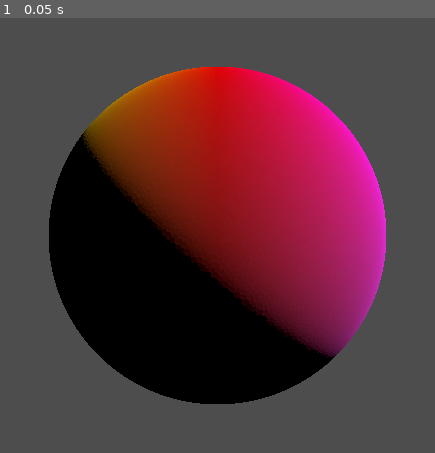
Above: before the commit, frame 1.
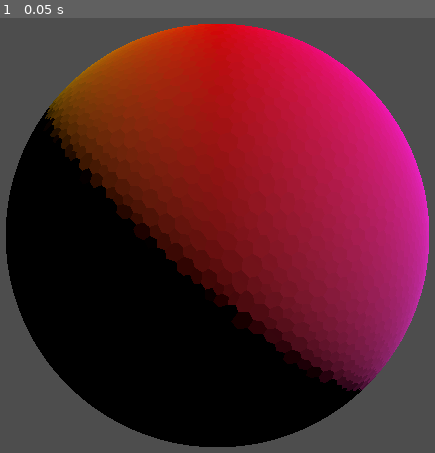
Above: after the commit, the same moment.

Repository: spuddydev/planetastic
Game: Godot game, scene res://src/planet/planet.tscn
Same seed, same stepped clock (60 frames per second), same inputs: the game is played once before the commit and once after it.
Inputs:
- Up to frame 1 (0.05 s): no input

The runs differ from the first frame. In frame 1, 40% of the frame differs, in the area x 1-99%, y 1-99%.

Commit message:
chore: add features section, installation section and screenshot to README.md

Diff:
--- a/src/planet/planet.tscn
+++ b/src/planet/planet.tscn
@@ -5,12 +5,12 @@
 [node name="Planet" type="Node3D" unique_id=2084971532]
 script = ExtResource("1_planet")
 planet_seed = -98765456787664
-level = 6
+level = 5
 distortion = 0.8
 radius = 10.0
 
 [node name="Camera3D" type="Camera3D" parent="." unique_id=2002035134]
-transform = Transform3D(-4.371139e-08, 0, 1, 0, 1, 0, -1, 0, -4.371139e-08, 20, 0, 0)
+transform = Transform3D(-4.371139e-08, 0, 1, 0, 1, 0, -1, 0, -4.371139e-08, 17.04996, 0, 0)
 
 [node name="DirectionalLight3D" type="DirectionalLight3D" parent="." unique_id=2119328900]
 transform = Transform3D(0.9826128, 0.13797718, 0.12423523, 0, -0.6691307, 0.7431448, 0.18566662, -0.7302236, -0.6574964, -19.383131, 0, 0)
Binary file added: docs/sample_planet.png
Not shown, changed: README.md
